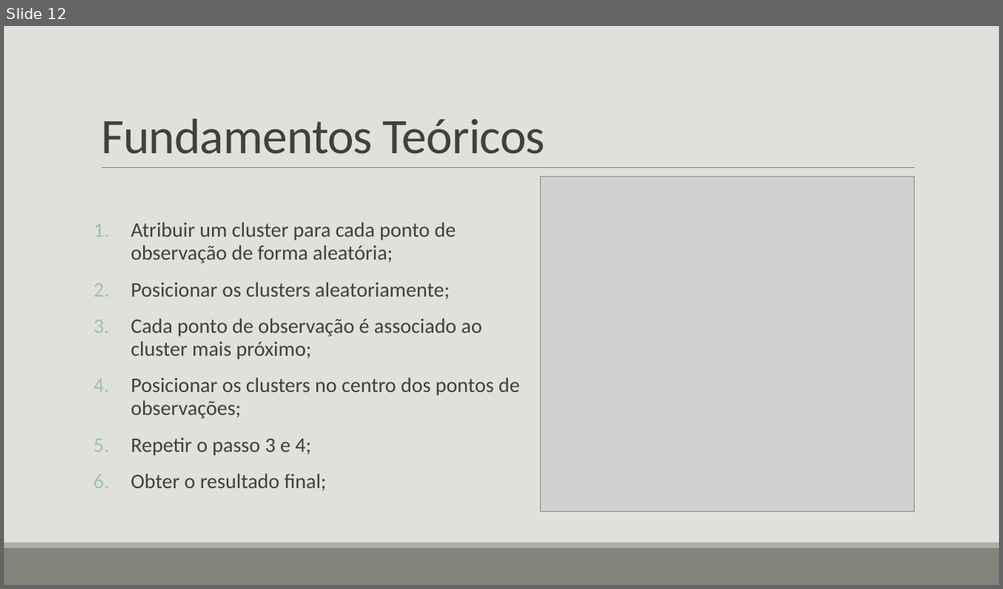
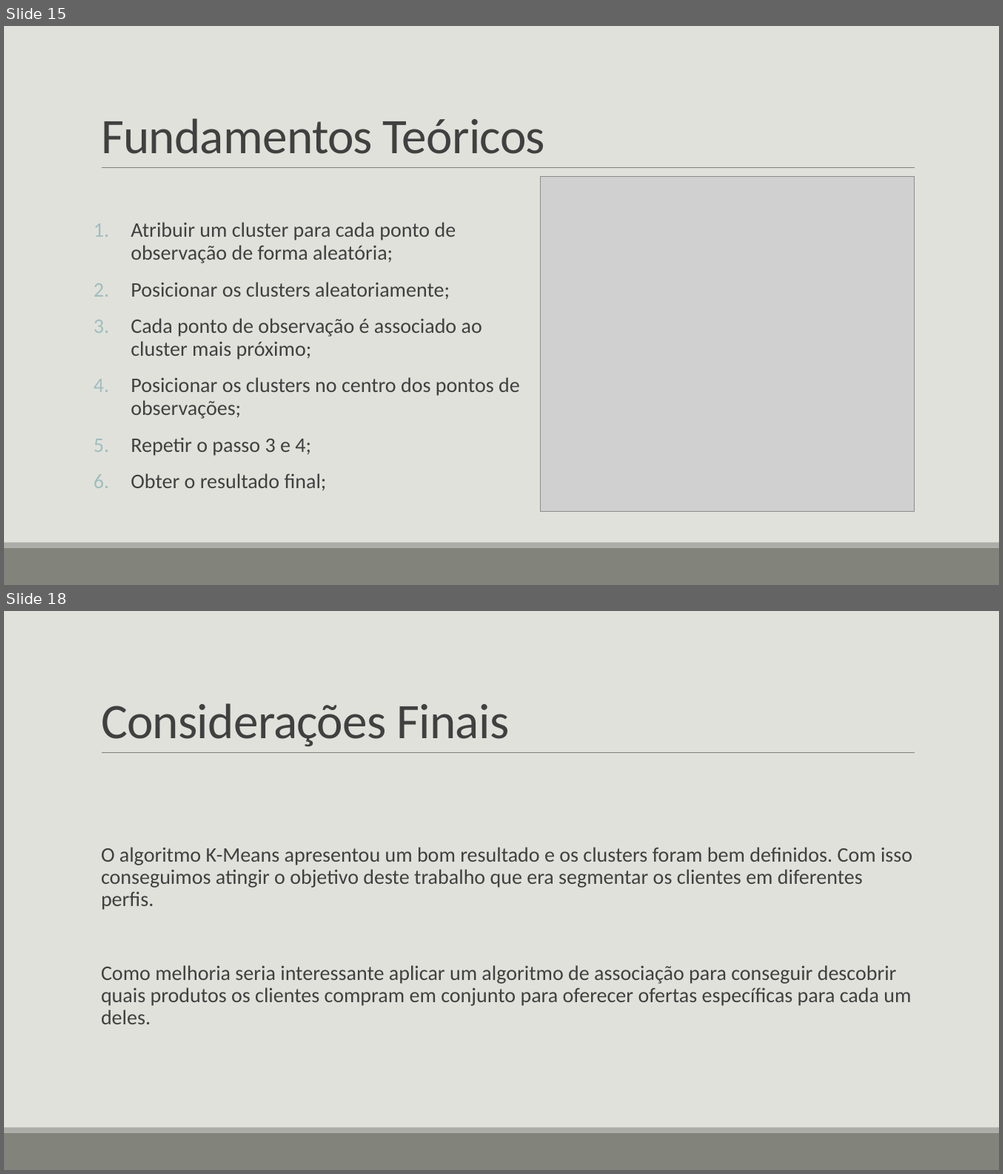
Before and after one commit to erikawa/client-segmentation, a slide deck: presentation/Análise de agrupamento de perfis de clientes de.pptx. Shown one above the other, each under a label of ours: slide 12 before the commit, slides 15 and 18 after it; the slides between them are not shown. The pictures are 1003x589 and 1003x1174 pixels, drawn with LibreOffice and Linux fonts; fonts in the diff are those of the drawing; grey boxes stand for pictures. Boxes give left, top, right and bottom in pixels: in the first picture for what was removed or moved away, otherwise in the second. Text is boxed around its words. In the diff, an @@ line names an element or a change of style, - is before the commit and + after.

```diff
--- a/presentation/Análise de agrupamento de perfis de clientes de.pptx
+++ b/presentation/Análise de agrupamento de perfis de clientes de.pptx
@@ slide 18 added at (x1=4, y1=611, x2=999, y2=1170), background #E1E1DB; not listed: 3 template elements that a slide beside it also shows @@
@@ title added at (x1=101, y1=703, x2=509, y2=747), 48 pt, text #404040 @@
+Considerações Finais
@@ text added at (x1=101, y1=847, x2=912, y2=1025), 20 pt, text #404040 @@
+  O algoritmo K-Means apresentou um bom resultado e os clusters foram bem definidos. Com isso conseguimos atingir o objetivo deste trabalho que era segmentar os clientes em diferentes perfis.
+  Como melhoria seria interessante aplicar um algoritmo de associação para conseguir descobrir quais produtos os clientes compram em conjunto para oferecer ofertas específicas para cada um deles.
@@ what was slide 12 is now slide 15 @@
```
Also in this commit, not shown: 1 slide changed, 4 other slides added, 1 other file.
